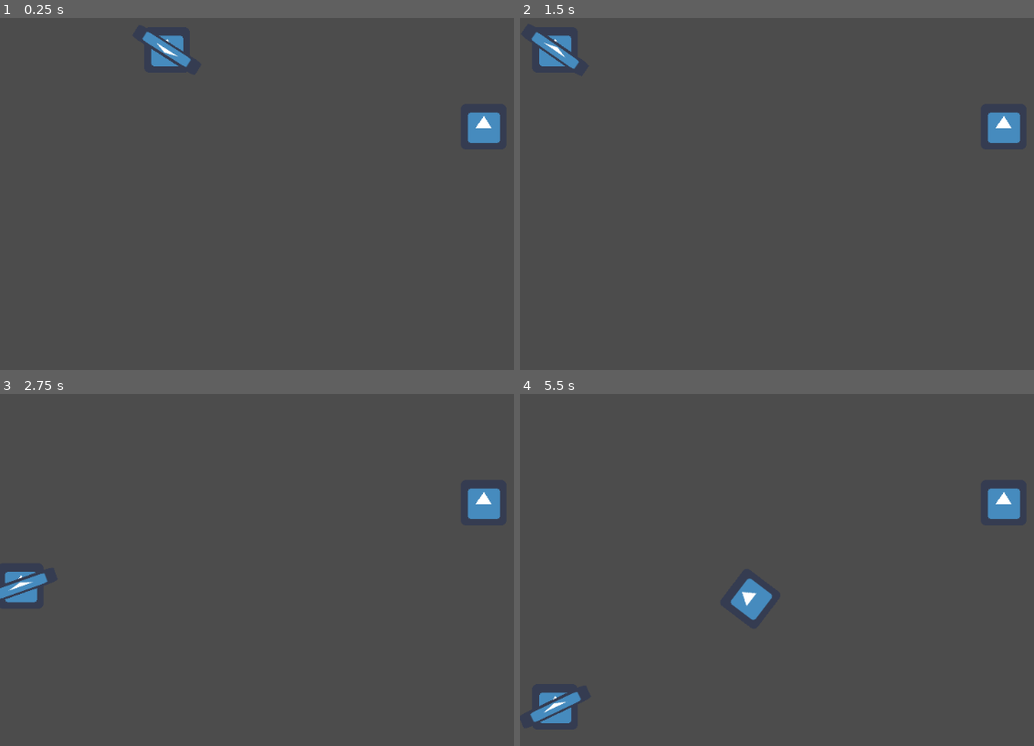
Above: before the commit, frames 1-4 (two rows, left to right).
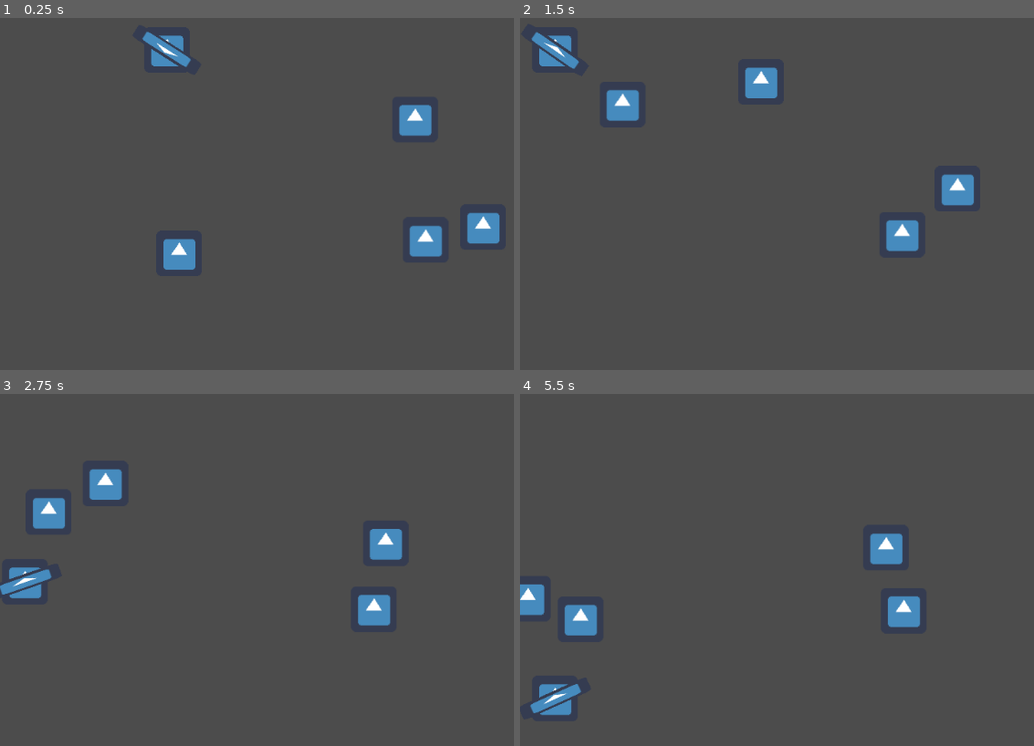
Above: after the commit, the same moments.

Repository: Milarkins/BUJ
Game: Godot game, scene res://Node2D.tscn
The game is run twice, just before and just after one commit, with the same random seed, the same clock (stepped at 60 frames per second) and the same inputs. The engine's default icon, where the game draws it, is replaced by a stand-in: a white triangle on a blue panel in a dark square.
Inputs (mouse positions are in pixels of both pictures, inside the frame that each line leads up to):
- Up to frame 1 (0.25 s): no input
- Up to frame 2 (1.5 s): move the mouse to (outside the picture) at 0.52 s; hold A (A) 0.53-1.28 s; tap D (D) at 0.8, 1.35 s; move the mouse to (741, 176) at 1.27 s
- Up to frame 3 (2.75 s): tap S (S) at 1.55 s; move the mouse to (436, 439) at 2.02 s; hold S (S) from 2.03 s (still down); tap A (A) at 2.3 s
- Up to frame 4 (5.5 s): move the mouse to (848, 619) at 2.77 s; release S (S) at 2.78 s; tap A (A) at 2.85, 4.55 s; tap D (D) at 3.05, 4.35, 5.3 s; move the mouse to (outside the picture) at 3.52 s; press the mouse at (outside the picture) at 3.53 s; tap S (S) at 3.8 s; move the mouse to (663, 467) at 4.27 s; release the mouse at (663, 467) at 4.28 s; move the mouse to (920, 531) at 5.02 s; hold S (S) from 5.03 s (still down)

The runs differ from the first frame. In frame 1, 2.8% of the frame differs, in the area x 31-98%, y 24-72%; in frame 2, 2.8%; in frame 3, 3.3%; in frame 4, 3.9%, in the area x 0-98%, y 26-94%.

Commit message:
Save2
Signed-off-by: Mischa Larkins <Mischalarkins06@gmail.com>

Diff:
--- a/Bullets/NormalBullet.tscn
+++ b/Bullets/NormalBullet.tscn
@@ -10,6 +10,7 @@
 
 [node name="NormalBullet" type="KinematicBody2D"]
 collision_layer = 0
+collision_mask = 0
 script = ExtResource( 2 )
 
 [node name="CollisionShape2D" type="CollisionShape2D" parent="."]
--- a/Dummy.gd
+++ b/Enemies/Dummy.gd
@@ -1,5 +1,5 @@
 extends StaticBody2D
-class_name enemy
+class_name dummy
 
 var health = 100
 
--- a/Dummy.tscn
+++ b/Enemies/Dummy.tscn
@@ -1,7 +1,7 @@
 [gd_scene load_steps=4 format=2]
 
 [ext_resource path="res://icon.png" type="Texture" id=1]
-[ext_resource path="res://Dummy.gd" type="Script" id=2]
+[ext_resource path="res://Enemies/Dummy.gd" type="Script" id=2]
 
 [sub_resource type="RectangleShape2D" id=1]
 extents = Vector2( 32, 32 )
--- /dev/null
+++ b/Enemies/Enemy.gd
@@ -0,0 +1,76 @@
+extends KinematicBody2D
+class_name enemy
+
+export(int, "Hunter", "Dog") var type
+onready var player = get_tree().get_nodes_in_group("Player")
+var health = 100
+
+var inRange := []
+
+enum hunter {
+	Move,
+	Shoot,
+	Flee
+}
+
+enum dog {
+	Move,
+	Bite
+}
+
+var current_state = hunter.Move
+export(float) var speed = 100
+
+func _process(delta):
+	health = clamp(health, 0, 100)
+	if health == 0:
+		queue_free()
+
+	#movement
+	var playerPos = player[0].global_position
+	var dir = global_position.direction_to(playerPos)
+	var dist = global_position.distance_to(playerPos)
+
+	#keep way
+	for i in inRange:
+		var range_dir = global_position.direction_to(i.global_position)
+		move_and_slide(-range_dir * (speed/3.5))
+
+	if type == 0: #hunter
+		if dist > 510:
+			set_state(hunter.Move)
+		elif dist < 490:
+			set_state(hunter.Flee)
+		elif dist >= 490 and dist <= 510:
+			set_state(hunter.Shoot)
+
+		match current_state:
+			hunter.Move:
+				move_and_slide(dir * speed)
+			hunter.Shoot:
+				pass
+			hunter.Flee:
+				move_and_slide(-dir * speed)
+
+	if type == 1: #dog
+		if dist > 100:
+			set_state(dog.Move)
+		else:
+			set_state(dog.Bite)
+
+		match current_state:
+			dog.Move:
+				move_and_slide(dir * speed)
+			dog.Bite:
+				pass
+
+func set_state(state):
+	current_state = state
+
+func range_enter(body):
+	if body != self and body.is_in_group("Enemies"):
+		inRange.append(body)
+
+func range_exit(body):
+	if body:
+		inRange.erase(body)
--- /dev/null
+++ b/Enemies/Enemy.tscn
@@ -0,0 +1,24 @@
+[gd_scene load_steps=4 format=2]
+
+[ext_resource path="res://Enemies/Enemy.gd" type="Script" id=1]
+[ext_resource path="res://icon.png" type="Texture" id=2]
+
+[sub_resource type="CircleShape2D" id=1]
+radius = 56.4358
+
+[node name="Enemy" type="KinematicBody2D" groups=["Enemies"]]
+script = ExtResource( 1 )
+
+[node name="CollisionPolygon2D" type="CollisionPolygon2D" parent="."]
+polygon = PoolVector2Array( -31, -31, 31, -31, 31, 32, -31, 32 )
+
+[node name="Sprite" type="Sprite" parent="."]
+texture = ExtResource( 2 )
+
+[node name="Range" type="Area2D" parent="."]
+
+[node name="CollisionShape2D" type="CollisionShape2D" parent="Range"]
+shape = SubResource( 1 )
+
+[connection signal="body_entered" from="Range" to="." method="range_enter"]
+[connection signal="body_exited" from="Range" to="." method="range_exit"]
--- a/Node2D.tscn
+++ b/Node2D.tscn
@@ -1,13 +1,25 @@
 [gd_scene load_steps=3 format=2]
 
 [ext_resource path="res://Player/Player.tscn" type="PackedScene" id=1]
-[ext_resource path="res://Dummy.tscn" type="PackedScene" id=2]
+[ext_resource path="res://Enemies/Enemy.tscn" type="PackedScene" id=3]
 
 [node name="Node2D" type="Node2D"]
 
 [node name="Player" parent="." instance=ExtResource( 1 )]
 position = Vector2( 234, 150 )
-speed = 300.0
 
-[node name="Dummy" parent="." instance=ExtResource( 2 )]
-position = Vector2( 678, 258 )
+[node name="Enemy" parent="." instance=ExtResource( 3 )]
+position = Vector2( 582, 402 )
+
+[node name="Enemy2" parent="." instance=ExtResource( 3 )]
+position = Vector2( 672, 400 )
+
+[node name="Enemy3" parent="." instance=ExtResource( 3 )]
+position = Vector2( 630, 261 )
+type = 1
+speed = 200.0
+
+[node name="Enemy4" parent="." instance=ExtResource( 3 )]
+position = Vector2( 254, 486 )
+type = 1
+speed = 200.0
--- /dev/null
+++ b/Pickup.gd
@@ -0,0 +1,13 @@
+extends Area2D
+class_name pickup
+
+export(Texture) var item_visual
+export(Resource) var item
+
+func _ready():
+	$Sprite.texture = item_visual
+
+func entered(body):
+	if body is player:
+		body.current_pickup = item
+		queue_free()
--- /dev/null
+++ b/Pickup.tscn
@@ -0,0 +1,18 @@
+[gd_scene load_steps=4 format=2]
+
+[ext_resource path="res://Pickup.gd" type="Script" id=1]
+[ext_resource path="res://icon.png" type="Texture" id=2]
+
+[sub_resource type="CircleShape2D" id=1]
+radius = 16.0312
+
+[node name="Pickup" type="Area2D"]
+script = ExtResource( 1 )
+
+[node name="CollisionShape2D" type="CollisionShape2D" parent="."]
+shape = SubResource( 1 )
+
+[node name="Sprite" type="Sprite" parent="."]
+texture = ExtResource( 2 )
+
+[connection signal="body_entered" from="." to="." method="entered"]
--- a/Player/Player.gd
+++ b/Player/Player.gd
@@ -1,14 +1,14 @@
 extends KinematicBody2D
 class_name player
 
-export(float) var speed
 var input_vector = Vector2.ZERO
+var current_pickup
 
 func _process(delta):
 	input_vector = Vector2(
 		Input.get_action_raw_strength("D") - Input.get_action_raw_strength("A"),
 		Input.get_action_raw_strength("S") - Input.get_action_raw_strength("W")
-	)
+	).normalized()
 
 func _physics_process(delta):
-	move_and_slide(input_vector * speed)
+	move_and_slide(input_vector * 300)
--- a/Player/Player.tscn
+++ b/Player/Player.tscn
@@ -4,10 +4,9 @@
 [ext_resource path="res://Player/Player.gd" type="Script" id=2]
 [ext_resource path="res://Player/Gun.tscn" type="PackedScene" id=3]
 
-[node name="Player" type="KinematicBody2D"]
+[node name="Player" type="KinematicBody2D" groups=["Player"]]
 collision_layer = 0
 script = ExtResource( 2 )
-speed = 5.0
 
 [node name="CollisionPolygon2D" type="CollisionPolygon2D" parent="."]
 polygon = PoolVector2Array( -31, -32, 32, -32, 32, 31, -31, 32 )
@@ -16,7 +15,6 @@
 texture = ExtResource( 1 )
 
 [node name="Gun" parent="." instance=ExtResource( 3 )]
-bullet_type = 1
 bullet_speed = 500.0
 bullet_spread = 0.5
 shot_delay = 1.0
--- a/project.godot
+++ b/project.godot
@@ -10,9 +10,19 @@
 
 _global_script_classes=[ {
 "base": "StaticBody2D",
+"class": "dummy",
+"language": "GDScript",
+"path": "res://Enemies/Dummy.gd"
+}, {
+"base": "KinematicBody2D",
 "class": "enemy",
 "language": "GDScript",
-"path": "res://Dummy.gd"
+"path": "res://Enemies/Enemy.gd"
+}, {
+"base": "Area2D",
+"class": "pickup",
+"language": "GDScript",
+"path": "res://Pickup.gd"
 }, {
 "base": "KinematicBody2D",
 "class": "player",
@@ -20,7 +30,9 @@
 "path": "res://Player/Player.gd"
 } ]
 _global_script_class_icons={
+"dummy": "",
 "enemy": "",
+"pickup": "",
 "player": ""
 }
 
